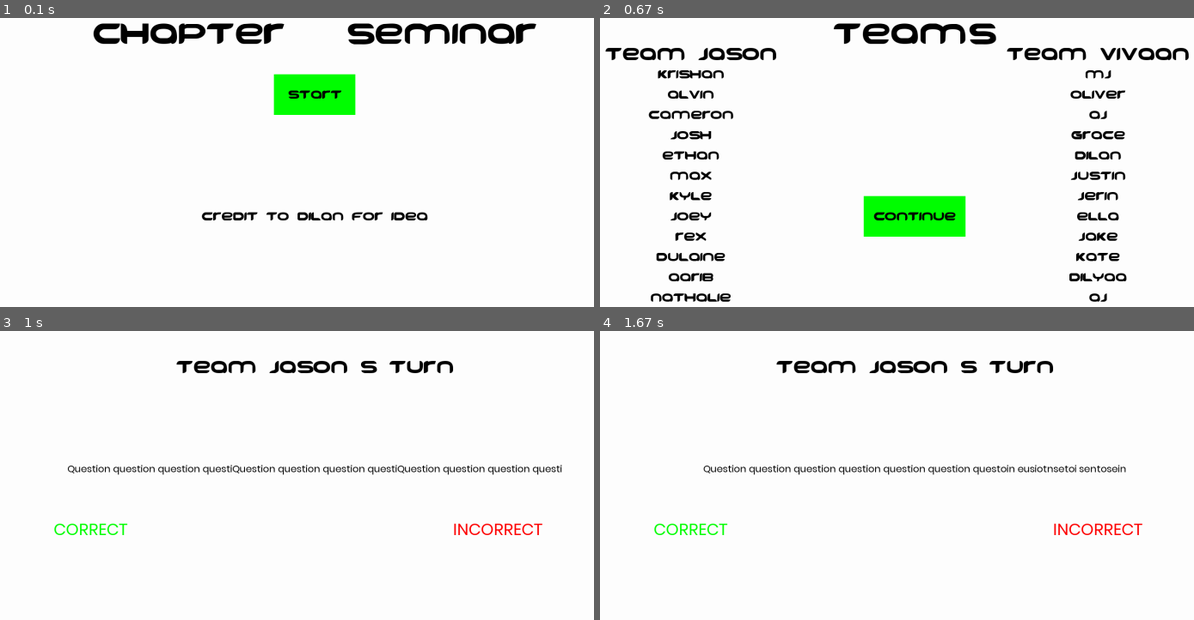
Above: before the commit, frames 1-4 (two rows, left to right).
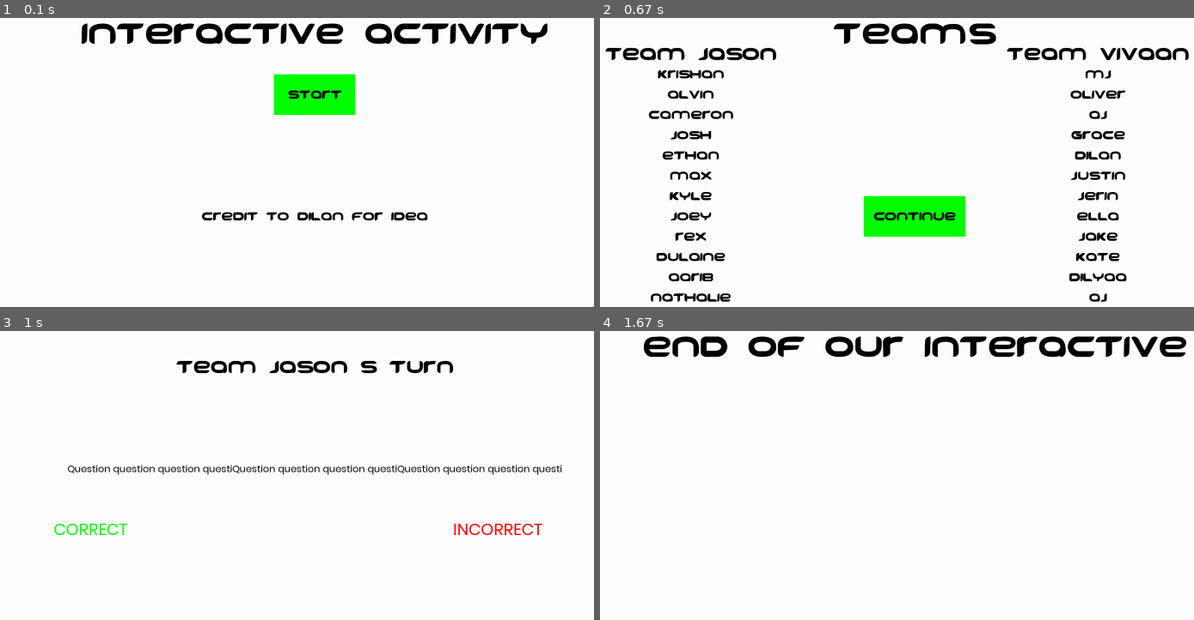
Above: after the commit, the same moments.

Repository: vivujai/SchoolSeminar
Game: pygame game, started from Gamesbypygame/Chapter 8 Seminar/main.py
Two runs of this game, one before a commit and one after it. Both use one fixed random seed, a clock stepped at 60 frames per second and the inputs below.
Inputs (mouse positions are in pixels of both pictures, inside the frame that each line leads up to):
- Up to frame 1 (0.1 s): no input
- Up to frame 2 (0.67 s): click "Start" at 0.38 s
- Up to frame 3 (1 s): click (320, 513) at 0.72 s
- Up to frame 4 (1.67 s): click "CORRECT" at 1.05 s; click "INCORRECT" at 1.38 s

The runs differ from the first frame. In frame 1, 3.5% of the frame differs, in the area x 13-93%, y 1-10%; in frame 2, nothing differs; in frame 3, nothing differs; in frame 4, 6.0%, in the area x 7-99%, y 1-71%.

Commit message:
add stuf

Diff:
--- a/Gamesbypygame/Chapter 8 Seminar/main.py
+++ b/Gamesbypygame/Chapter 8 Seminar/main.py
@@ -10,10 +10,12 @@
     global text_num, question_num, cur_team_num, question_list, question
     a = a
     text_num = 0
-    if len(question_list) != 0:
+
+    if len(question_list) == 0:
+        ChangeGameState("InteractiveEnd")
+
+    else:
         question = question_list.pop()
-    else:
-        GameState == "InteractiveEnd"
     if cur_team_num == 0:
         cur_team_num = 1
     else:
@@ -84,24 +86,17 @@
 
 runVar = True
 
-while runVar:
-    current_time = pygame.time.get_ticks()
-
-
-    match GameState:
-        case "TitleScreen":
-            screen.fill(WHITE)
-
-            titleText = TextClass(
-                "Chapter 8 Seminar",
+#------------------------WIDGETS---------------------
+
+titleText = TextClass(
+                "Interactive Activity",
                 pygame.font.Font(FONT, 100),
                 BLACK,
                 (950, 100),
                 screen
             )
-            titleText.blit()
-
-            startButton = ButtonClass(
+
+startButton = ButtonClass(
                 TextClass(
                     "Start",
                     pygame.font.Font(FONT, 40),
@@ -116,74 +111,40 @@
                 ChangeGameState,
                 "TeamDescribe"
             )
-            buttonlist.append(startButton)
-            startButton.draw()
-
-            creditsText = TextClass(
+
+creditsText = TextClass(
                 "Credit to Dilan for idea",
                 pygame.font.Font(FONT, 40),
                 BLACK,
                 (950, 550),
                 screen
             )
-            creditsText.blit()
-
-        case "TeamDescribe":
-            buttonlist = []
-            screen.fill(WHITE)
-
-            matchText = TextClass(
+
+matchText = TextClass(
                 "Teams",
                 pygame.font.Font(FONT, 100),
                 BLACK,
                 (950, 100),
                 screen
             )
-            matchText.blit()
-
-            team1Text = TextClass(
+
+team1Text = TextClass(
                 "Team Jason",
                 pygame.font.Font(FONT, 60),
                 BLACK,
                 (400, 150),
                 screen
             )
-            team1Text.blit()
-
-            team2Text = TextClass(
+
+team2Text = TextClass(
                 "Team Vivaan",
                 pygame.font.Font(FONT, 60),
                 BLACK,
                 (1400, 150),
                 screen
             )
-            team2Text.blit()
-
-            for x in range(len(team1)):
-                member1 = team1[x]
-
-                memberText = TextClass(
-                    f"{member1}",
-                    pygame.font.Font(FONT, 40),
-                    BLACK,
-                    (400, 200 + x * 50),
-                    screen
-                )
-                memberText.blit()
-
-            for y in range(len(team2)):
-                member2 = team2[y]
-
-                memberText = TextClass(
-                    f"{member2}",
-                    pygame.font.Font(FONT, 40),
-                    BLACK,
-                    (1400, 200 + y * 50),
-                    screen
-                )
-                memberText.blit()
-
-            continueButton = ButtonClass(
+
+continueButton = ButtonClass(
                 TextClass(
                     "Continue",
                     pygame.font.Font(FONT, 40),
@@ -198,42 +159,8 @@
                 ChangeGameState,
                 "Levels"
             )
-            buttonlist.append(continueButton)
-            continueButton.draw()
-
-        case "Levels":
-            screen.fill(WHITE)
-            buttonlist = []
-
-            cur_team_text = team_names[cur_team_num]
-
-            curteamText = TextClass(
-                f"{cur_team_text}'s turn",
-                pygame.font.Font(FONT, 60),
-                BLACK,
-                (950, 150),
-                screen
-            )
-            curteamText.blit()
-
-
-            question_text = question
-
-            questionText = TextClass(
-                f"{question_text}",
-                pygame.font.Font(POPPINS, 24),
-                BLACK,
-                (950, 400),
-                screen
-            )
-            questionText.blit()
-
-
-            if current_time > end_time_question_increase:
-                if text_num != len(list(question)):
-                    text_num += 1
-
-            correctButton = ButtonClass(
+
+correctButton = ButtonClass(
                 TextClass(
                     "CORRECT",
                     pygame.font.Font(POPPINS, 40),
@@ -248,10 +175,8 @@
                 NextQuestion,
                 None
             )
-            buttonlist.append(correctButton)
-            correctButton.draw()
-
-            wrongButton = ButtonClass(
+
+wrongButton = ButtonClass(
                 TextClass(
                     "INCORRECT",
                     pygame.font.Font(POPPINS, 40),
@@ -266,15 +191,118 @@
                 NextQuestion,
                 None
             )
+
+thanksText = TextClass(
+                "End Of Our Interactive",
+                pygame.font.Font(FONT, 100),
+                BLACK,
+                (950, 100),
+                screen
+            )
+
+while runVar:
+    current_time = pygame.time.get_ticks()
+
+
+    match GameState:
+        case "TitleScreen":
+            screen.fill(WHITE)
+
+            buttonlist = []
+
+
+            titleText.blit()
+
+            buttonlist.append(startButton)
+            startButton.draw()
+
+            creditsText.blit()
+
+        case "TeamDescribe":
+            buttonlist = []
+            screen.fill(WHITE)
+
+
+            matchText.blit()
+
+            team1Text.blit()
+
+            team2Text.blit()
+
+            for x in range(len(team1)):
+                member1 = team1[x]
+
+                memberText = TextClass(
+                    f"{member1}",
+                    pygame.font.Font(FONT, 40),
+                    BLACK,
+                    (400, 200 + x * 50),
+                    screen
+                )
+                memberText.blit()
+
+            for y in range(len(team2)):
+                member2 = team2[y]
+
+                memberText = TextClass(
+                    f"{member2}",
+                    pygame.font.Font(FONT, 40),
+                    BLACK,
+                    (1400, 200 + y * 50),
+                    screen
+                )
+                memberText.blit()
+
+
+            buttonlist.append(continueButton)
+            continueButton.draw()
+
+        case "Levels":
+            screen.fill(WHITE)
+            buttonlist = []
+
+            cur_team_text = team_names[cur_team_num]
+
+            curteamText = TextClass(
+                f"{cur_team_text}'s turn",
+                pygame.font.Font(FONT, 60),
+                BLACK,
+                (950, 150),
+                screen
+            )
+            curteamText.blit()
+
+
+            question_text = question
+
+            questionText = TextClass(
+                f"{question_text}",
+                pygame.font.Font(POPPINS, 24),
+                BLACK,
+                (950, 400),
+                screen
+            )
+            questionText.blit()
+
+
+            if current_time > end_time_question_increase:
+                if text_num != len(list(question)):
+                    text_num += 1
+
+
+            buttonlist.append(correctButton)
+            correctButton.draw()
+
+
             buttonlist.append(wrongButton)
             wrongButton.draw()
 
         case "InteractiveEnd":
             screen.fill(WHITE)
 
-
-
-
+            buttonlist = []
+
+            thanksText.blit()
 
 
 
